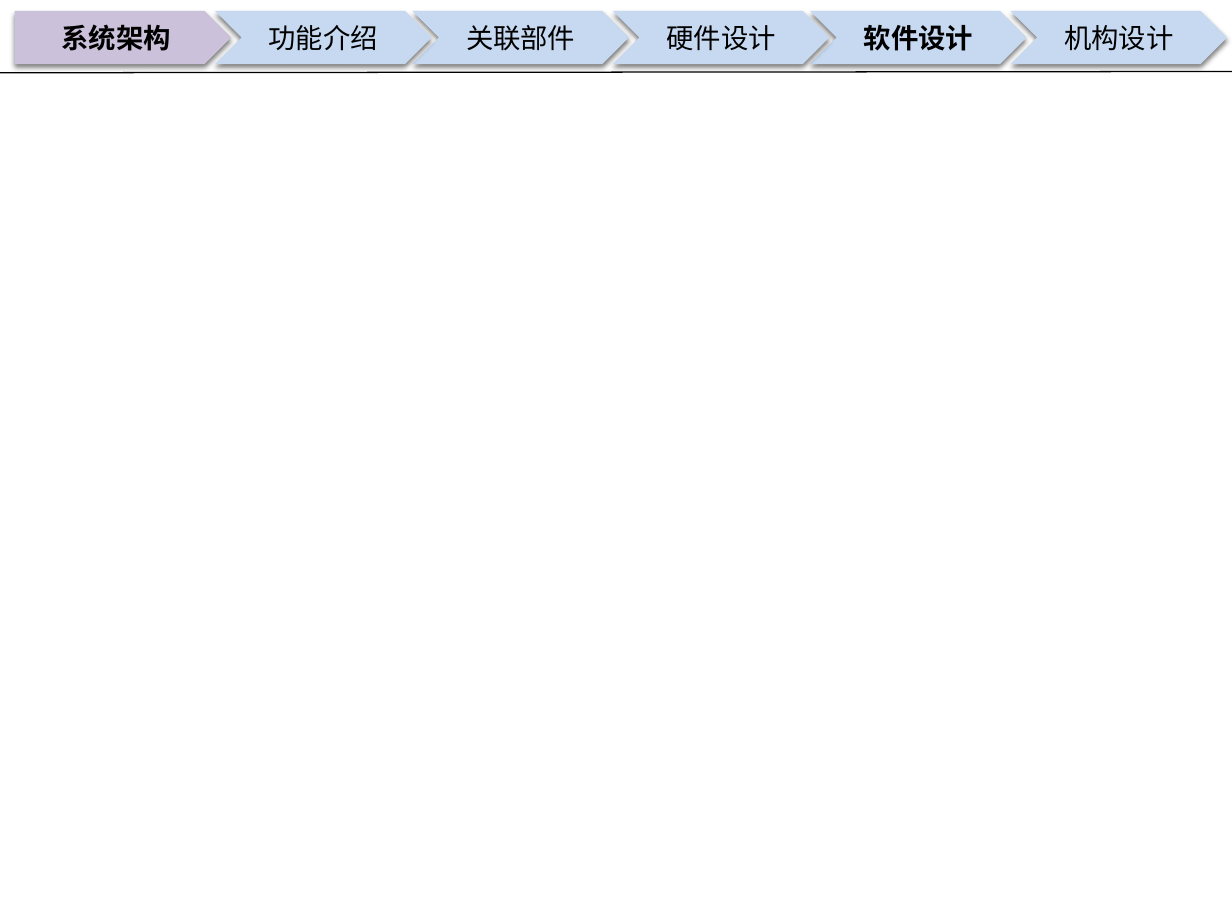
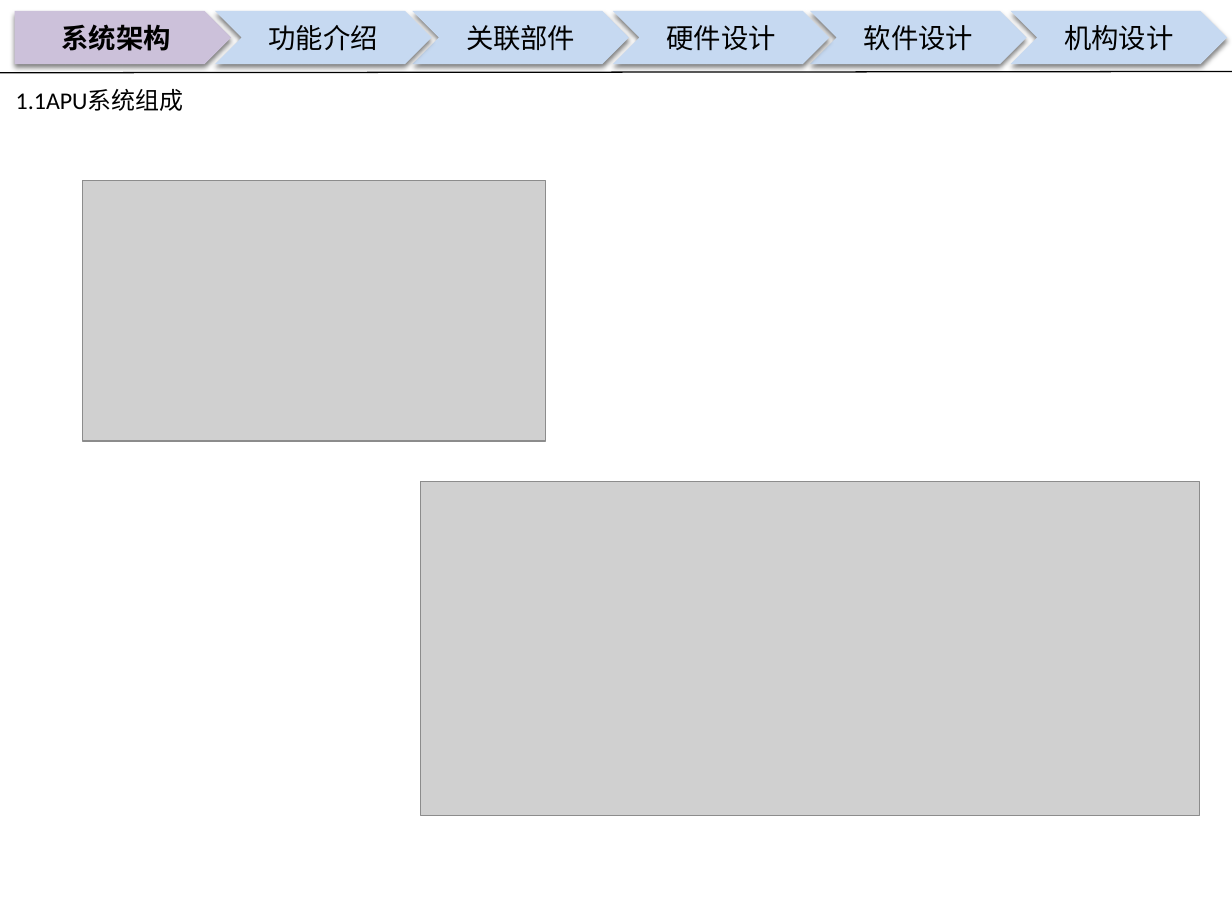
Before and after one commit to guruquan887/VAD01, a slide deck: slide 2 of 01需求分析/docs/specs/00APU设计构想书-VAD01-20180126.pptx. Drawn at 1232x924 pixels with LibreOffice and Linux fonts; fonts in the diff are those of the drawing; grey boxes stand for pictures; background and template pictures are left out. Boxes give left, top, right and bottom in pixels: in the first picture for what was removed or moved away, otherwise in the second. Text is boxed around its words. In the diff, an @@ line names an element or a change of style, - is before the commit and + after.

Commit message:
00APU设计构想书-VAD01-20180126
00APU设计构想书-VAD01-20180126

```diff
--- a/01需求分析/docs/specs/00APU设计构想书-VAD01-20180126.pptx
+++ b/01需求分析/docs/specs/00APU设计构想书-VAD01-20180126.pptx
@@ chevron "软件设计" at (x1=809, y1=11, x2=1026, y2=64): bold off @@
@@ text added at (x1=16, y1=89, x2=184, y2=111), 14 pt, text #000000 @@
+1.1APU系统组成
@@ picture added at (x1=83, y1=181, x2=546, y2=441) @@
@@ picture added at (x1=421, y1=482, x2=1200, y2=816) @@
```
Also in this commit, not shown: 6 other slides changed, 3 slides added, 5 other files.
